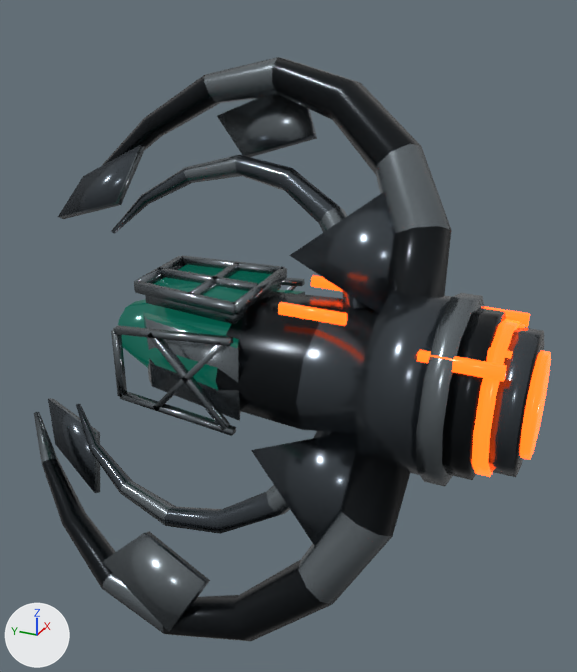
The Blender file DRONE_v2.blend as it was, and as the next commit left it.
Both versions are drawn from a 50 mm lens placed at (-0.789, -0.379, 0.421), pointed at (0.018, -0.016, 0.018). The lights are fixed; the arrows at lower left show +X, +Y and +Z. The first picture is the older version.

The scene before the commit, as lines of its bpy script (objects in view):
```python
me_drone_v2_mesh = bpy.data.meshes.new('DRONE_v2_Mesh')
me_drone_v2_mesh.from_pydata(...)  # 678 vertices, 1188 faces; spans x -0.195..0.195, y -0.318..0.324, z -0.325..0.325
me_drone_v2_mesh.polygons.foreach_set('use_smooth', [True] * 1188)
# faces by material slot: [278, 232, 456, 52, 170]
me_drone_v2_mesh.materials.append(mat_killer_nero_corazzato)  # black #1d2124
me_drone_v2_mesh.materials.append(mat_killer_metallo_canna_di_fucile)  # dark grey #4d555b
me_drone_v2_mesh.materials.append(mat_killer_bordi_consumati)  # grey #798186
me_drone_v2_mesh.materials.append(mat_killer_vetro_cockpit)  # dark cyan #1d4d48
me_drone_v2_mesh.materials.append(mat_killer_energia_arancione)  # brown #99350d, glowing orange #ff4d12
ob_drone_v2 = bpy.data.objects.new('DRONE_v2', me_drone_v2_mesh)
ob_drone_v2.location = (0.0, 0.0, 0.0)
```
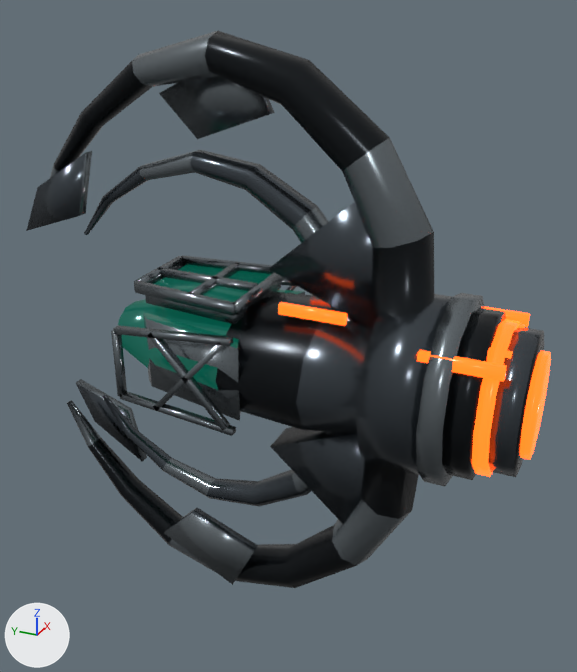
Patch to the scene script:
```diff
--- a/DRONE_v2.blend.py
+++ b/DRONE_v2.blend.py
@@ me_drone_v2_mesh @@
 # used by ob_drone_v2; location = (0.0, 0.0, 0.0)
-me_drone_v2_mesh.from_pydata(...)  # 678 vertices, 1188 faces; spans x -0.195..0.195, y -0.318..0.324, z -0.325..0.325
+me_drone_v2_mesh.from_pydata(...)  # 678 vertices, 1188 faces; spans x -0.107..0.107, y -0.318..0.324, z -0.364..0.364
+# me_drone_v2_mesh part 1: the loose piece of 72 vertices spanning x 0.007..0.185, y -0.196..0.324, z 0.059..0.325 is turned -28 degrees about the y axis through the mesh origin
+# me_drone_v2_mesh part 2: the loose piece of 72 vertices spanning x -0.185..-0.007, y -0.196..0.324, z -0.325..-0.059 is turned -28 degrees about the y axis through the mesh origin
+# me_drone_v2_mesh part 3: the loose piece of 48 vertices spanning x 0.011..0.12, y -0.119..0.26, z 0.049..0.212 is turned -28 degrees about the y axis through the mesh origin
+# me_drone_v2_mesh part 4: the loose piece of 48 vertices spanning x -0.12..-0.011, y -0.119..0.26, z -0.212..-0.049 is turned -28 degrees about the y axis through the mesh origin
+# me_drone_v2_mesh part 5: the loose piece of 6 vertices spanning x 0.006..0.127, y -0.151..-0.01, z 0.04..0.209 is turned -28 degrees about the y axis through the mesh origin
+# me_drone_v2_mesh part 6: the loose piece of 6 vertices spanning x -0.127..-0.006, y -0.151..-0.01, z -0.209..-0.04 is turned -28 degrees about the y axis through the mesh origin
+# me_drone_v2_mesh part 7: the loose piece of 8 vertices spanning x 0.135..0.195, y 0.01..0.151, z 0.198..0.294 is turned -28 degrees about the y axis through the mesh origin
+# me_drone_v2_mesh part 8: the loose piece of 8 vertices spanning x -0.195..-0.135, y 0.01..0.151, z -0.294..-0.198 is turned -28 degrees about the y axis through the mesh origin
+# me_drone_v2_mesh part 9: the loose piece of 8 vertices spanning x 0.027..0.089, y 0.219..0.324, z 0.118..0.218 is turned -28 degrees about the y axis through the mesh origin
+# me_drone_v2_mesh part 10: the loose piece of 8 vertices spanning x -0.089..-0.027, y 0.219..0.324, z -0.218..-0.118 is turned -28 degrees about the y axis through the mesh origin
 me_drone_v2_mesh.materials.append(mat_killer_nero_corazzato)
```

Boxes [x1, y1, x2, y2] around the edits, measured in the pictures (577 x 672 px; the box of a moved part takes in the faces that stretch with it):
'DRONE_v2', reshaped: before [34, 57, 551, 641]; after [26, 31, 551, 588]
part 1 of me_drone_v2_mesh, moved or reshaped: before [102, 57, 451, 297]; after [50, 31, 434, 316]
part 2 of me_drone_v2_mesh, moved or reshaped: before [34, 412, 410, 641]; after [67, 400, 419, 588]
part 3 of me_drone_v2_mesh, moved or reshaped: before [111, 155, 370, 309]; after [84, 150, 353, 321]
part 4 of me_drone_v2_mesh, moved or reshaped: before [76, 404, 344, 534]; after [102, 394, 347, 506]
part 5 of me_drone_v2_mesh, moved or reshaped: before [289, 192, 395, 313]; after [269, 202, 378, 329]
part 6 of me_drone_v2_mesh, moved or reshaped: before [251, 432, 358, 546]; after [270, 427, 366, 525]
part 7 of me_drone_v2_mesh, moved or reshaped: before [217, 95, 317, 157]; after [159, 76, 275, 139]
part 8 of me_drone_v2_mesh, moved or reshaped: before [103, 531, 210, 631]; after [164, 508, 258, 585]
part 9 of me_drone_v2_mesh, moved or reshaped: before [58, 145, 145, 219]; after [26, 151, 92, 231]
part 10 of me_drone_v2_mesh, moved or reshaped: before [48, 398, 100, 493]; after [76, 379, 147, 462]
